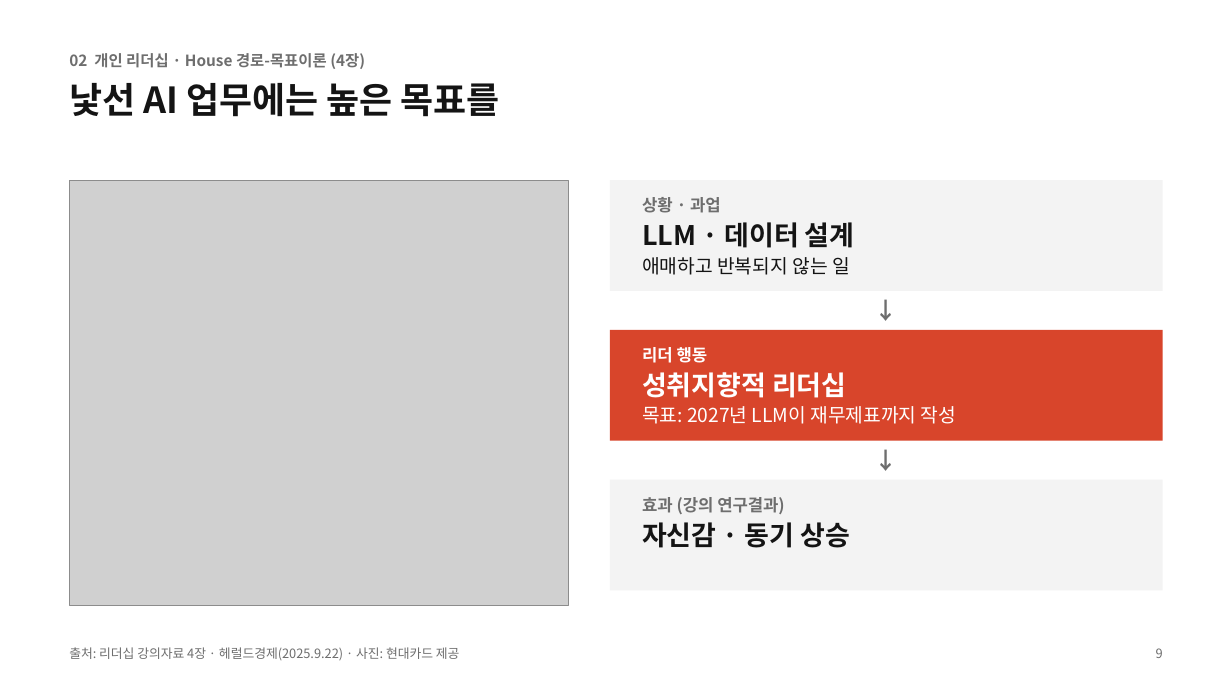
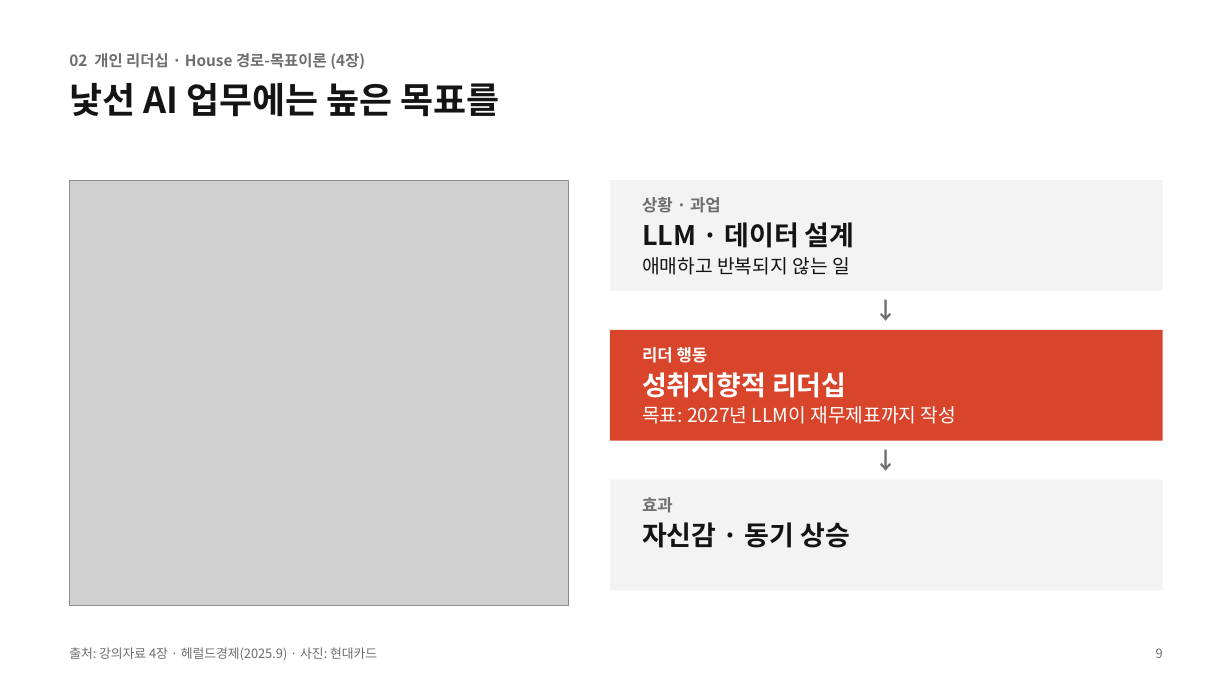
Before and after one commit to NATHAN18-ABLE/for-nathan, a slide deck: slide 9 of leadership-ppt/leadership-final.pptx. Drawn at 1232x693 pixels with LibreOffice and Linux fonts; fonts in the diff are those of the drawing; grey boxes stand for pictures. Boxes give left, top, right and bottom in pixels: in the first picture for what was removed or moved away, otherwise in the second. Text is boxed around its words. In the diff, an @@ line names an element or a change of style, - is before the commit and + after.

```diff
--- a/leadership-ppt/leadership-final.pptx
+++ b/leadership-ppt/leadership-final.pptx
@@ text at bbox=[642, 497, 673, 513]: text changed @@
-효과 (강의 연구결과)
+효과
@@ text at bbox=[69, 647, 377, 660]: text changed @@
-출처: 리더십 강의자료 4장 · 헤럴드경제(2025.9.22) · 사진: 현대카드 제공
+출처: 강의자료 4장 · 헤럴드경제(2025.9) · 사진: 현대카드
```
Also in this commit, not shown: 10 other slides changed, 4 other files.
